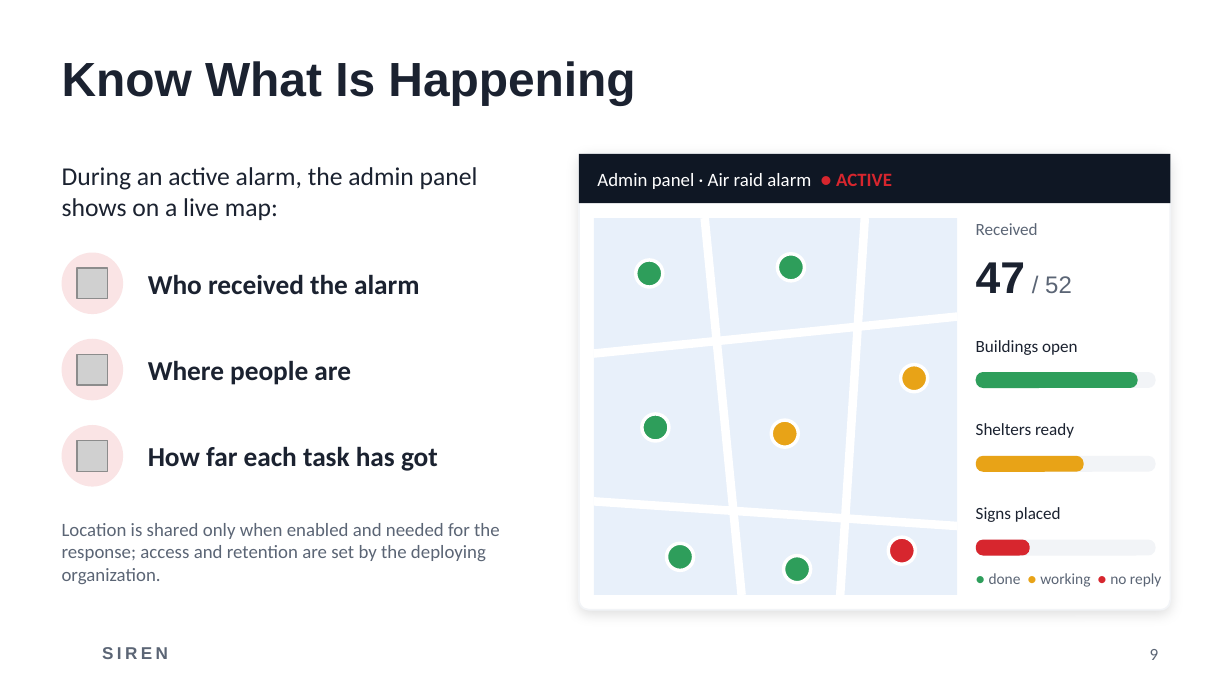
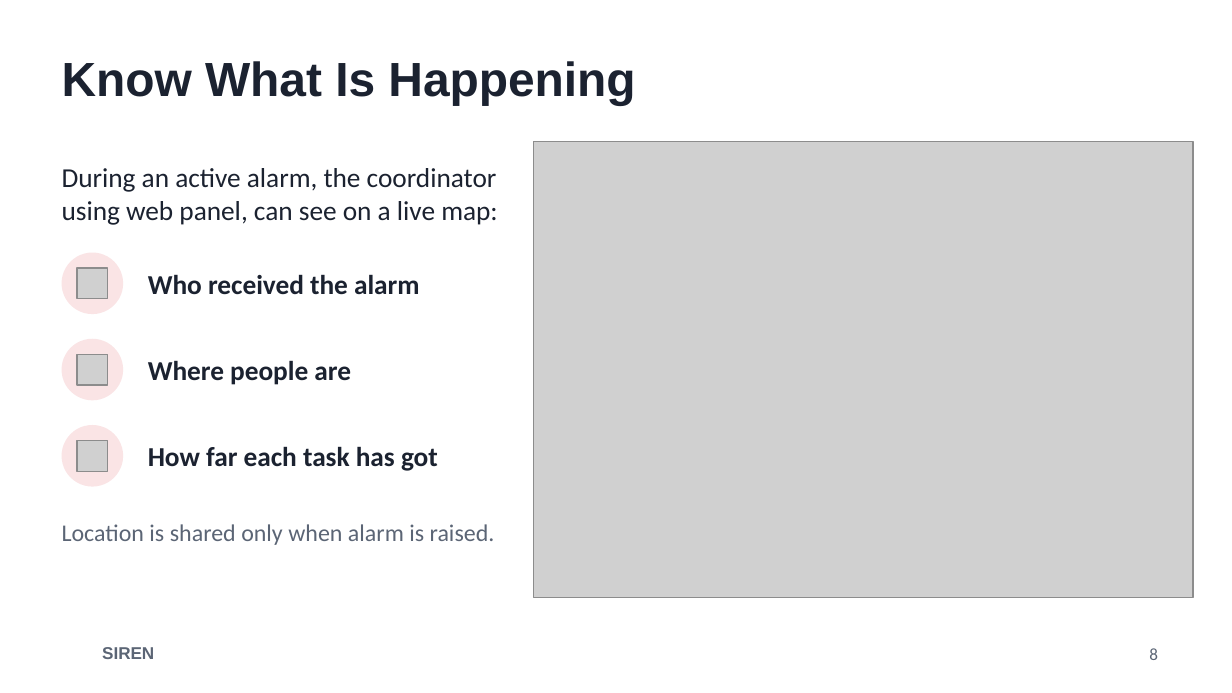
Before and after one commit to PW-ZGS/Wyjec, a slide deck: slide 8 of presentation.pptx (slide 9 before the commit). Drawn at 1232x693 pixels with LibreOffice and Linux fonts; fonts in the diff are those of the drawing; grey boxes stand for pictures; background and template pictures are left out. Boxes give left, top, right and bottom in pixels: in the first picture for what was removed or moved away, otherwise in the second. Text is boxed around its words. In the diff, an @@ line names an element or a change of style, - is before the commit and + after.

```diff
--- a/presentation.pptx
+++ b/presentation.pptx
@@ picture added at bbox=[533, 142, 1194, 598] @@
@@ text at bbox=[62, 168, 497, 225]: text changed; size 15 to 16 pt @@
-During an active alarm, the admin panel shows on a live map:
+During an active alarm, the coordinator using web panel, can see on a live map:
@@ rounded rectangle removed at bbox=[579, 154, 1170, 610] @@
@@ rectangle removed at bbox=[579, 154, 1170, 203] @@
@@ text removed at bbox=[597, 173, 892, 189] @@
-Admin panel · Air raid alarm ● ACTIVE
@@ rectangle removed at bbox=[594, 218, 957, 595] @@
@@ line removed from (705, 218) to (742, 595) @@
@@ line removed from (840, 595) to (865, 218) @@
@@ text removed at bbox=[976, 223, 1038, 235] @@
-Received
@@ ellipse removed at bbox=[636, 260, 663, 287] @@
@@ ellipse removed at bbox=[777, 254, 804, 281] @@
@@ text removed at bbox=[976, 262, 1072, 293] @@
-47 / 52
@@ line removed from (594, 354) to (957, 317) @@
@@ text removed at bbox=[976, 340, 1077, 355] @@
-Buildings open
@@ ellipse removed at bbox=[901, 365, 928, 392] @@
@@ rounded rectangle removed at bbox=[976, 372, 1156, 388] @@
@@ rounded rectangle removed at bbox=[976, 372, 1137, 388] @@
@@ ellipse removed at bbox=[642, 414, 669, 441] @@
@@ ellipse removed at bbox=[771, 420, 798, 447] @@
@@ text removed at bbox=[976, 423, 1074, 438] @@
-Shelters ready
@@ rounded rectangle removed at bbox=[976, 456, 1156, 472] @@
@@ rounded rectangle removed at bbox=[976, 456, 1084, 472] @@
@@ line removed from (594, 501) to (957, 526) @@
@@ text removed at bbox=[976, 507, 1061, 522] @@
-Signs placed
@@ text at bbox=[62, 524, 495, 545]: text changed; size 11 to 14 pt @@
-Location is shared only when enabled and needed for the response; access and retention are set by the deploying organization.
+Location is shared only when alarm is raised.
@@ ellipse removed at bbox=[888, 537, 915, 564] @@
@@ ellipse removed at bbox=[667, 543, 694, 570] @@
@@ ellipse removed at bbox=[784, 556, 811, 583] @@
@@ rounded rectangle removed at bbox=[976, 540, 1156, 556] @@
@@ rounded rectangle removed at bbox=[976, 540, 1030, 556] @@
@@ text removed at bbox=[989, 573, 1161, 587] @@
-● done ● working ● no reply
@@ text "SIREN" at bbox=[102, 647, 154, 659]: letter spacing 2 to 0 pt @@
@@ page number at bbox=[1149, 648, 1158, 660]: text changed @@
-9
+8
```
Also in this commit, not shown: 8 other slides changed, 1 slide removed.
